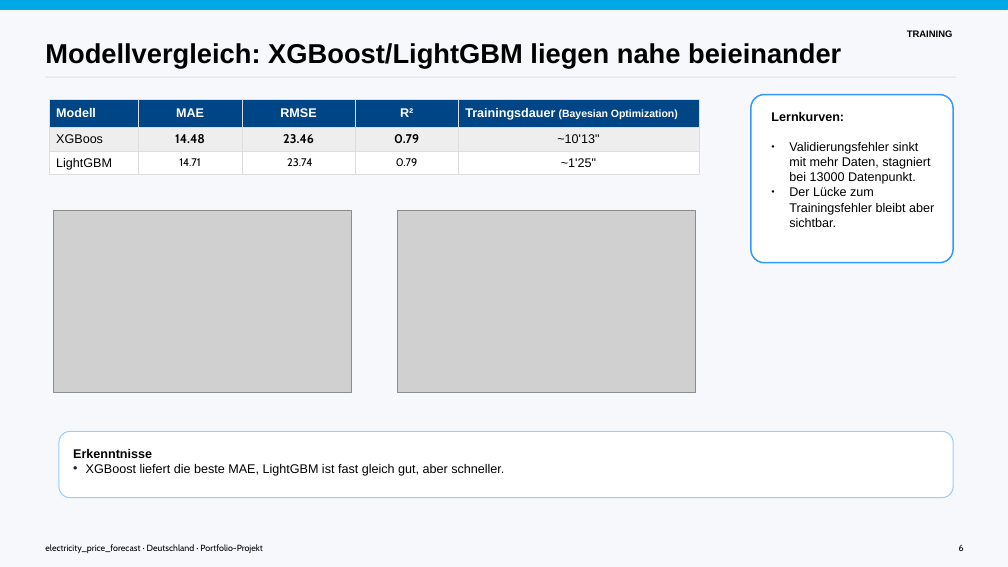
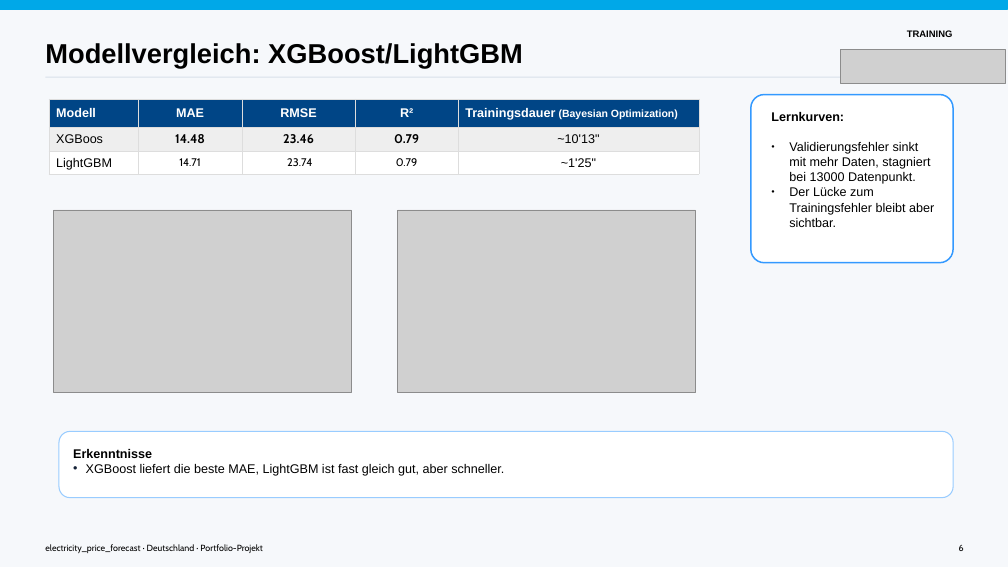
Before and after one commit to SW-oasen/electricity_price_forecast, a slide deck: slide 8 of presentation/orig/Strompreis_Vorhersagen.odp. Drawn at 1008x567 pixels with LibreOffice and Linux fonts; fonts in the diff are those of the drawing; grey boxes stand for pictures. Boxes give left, top, right and bottom in pixels: in the first picture for what was removed or moved away, otherwise in the second. Text is boxed around its words. In the diff, an @@ line names an element or a change of style, - is before the commit and + after.

```diff
--- a/presentation/orig/Strompreis_Vorhersagen.odp
+++ b/presentation/orig/Strompreis_Vorhersagen.odp
@@ text at (45, 43, 523, 68): text changed @@
-Modellvergleich: XGBoost/LightGBM liegen nahe beieinander
+Modellvergleich: XGBoost/LightGBM
@@ picture added at (841, 50, 1006, 83) @@
```
Also in this commit, not shown: 10 other slides changed, 1 slide added, 2 slides removed, 11 other files.
